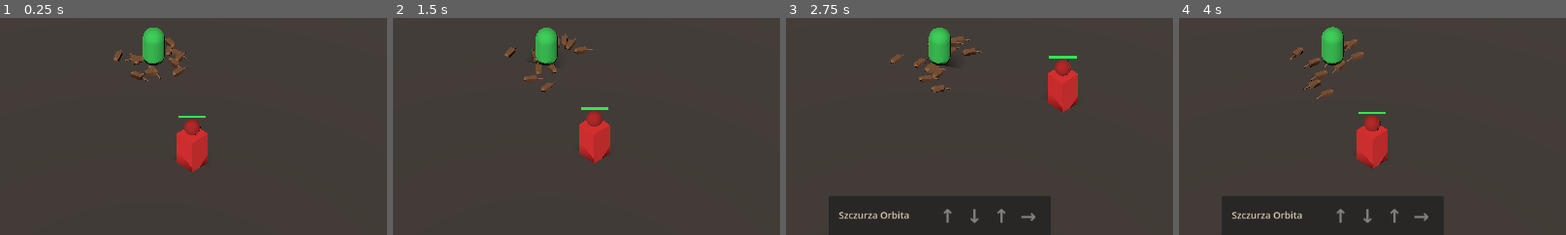
Above: before the commit, frames 1-4 (left to right).
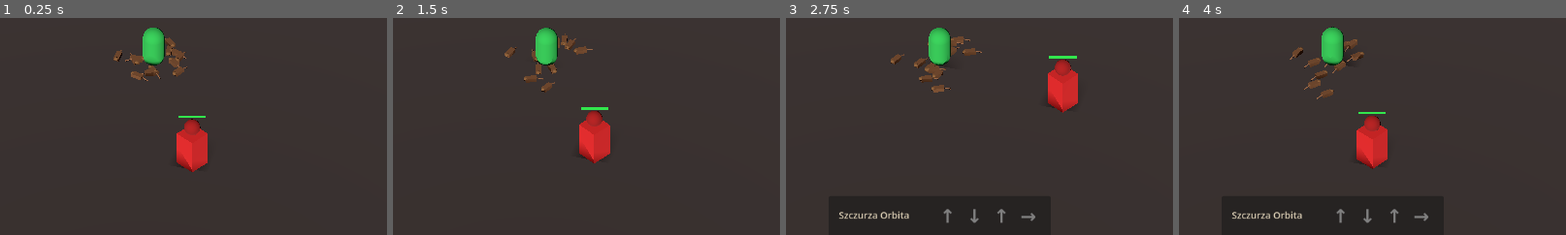
Above: after the commit, the same moments.

Repository: VirtuaIL/ZTGK-Prototyp
Game: Godot game, scene res://scenes/main.tscn
Same seed, same stepped clock (60 frames per second), same inputs: the game is played once before the commit and once after it.
Inputs (mouse positions are % of the whole screen's width and height, from its top left):
- Up to frame 1 (0.25 s): no input
- Up to frame 2 (1.5 s): tap Enter at 0.5 s; move the mouse to (72, 45) at 0.52 s; hold D (move_right) 0.53-1.28 s; hold Ctrl 0.53-1.28 s; click (72, 45) at 0.67 s; tap Space at 1.25 s; move the mouse to (30, 55) at 1.27 s; hold S (move_back) from 1.28 s (still down); tap Ctrl at 1.35 s
- Up to frame 3 (2.75 s): move the mouse to (60, 28) at 2.02 s; release S (move_back) at 2.03 s; hold D (move_right) from 2.03 s (still down); hold Ctrl from 2.03 s (still down)
- Up to frame 4 (4 s): move the mouse to (45, 70) at 2.77 s; release D (move_right) at 2.78 s; release Ctrl at 2.78 s; hold W (move_forward) 2.78-3.53 s; tap Ctrl at 2.85 s; click (45, 70) at 2.92 s; move the mouse to (80, 65) at 3.52 s; hold A (move_left) from 3.53 s (still down); hold Ctrl from 3.53 s (still down)
The pictures show only the part of the screen within x 30-80%, y 40-90%; the shares and areas given below are measured in that part.

The runs differ from the first frame. In frame 1, 0.3% of the frame differs, in the area x 30-54%, y 4-70%; in frame 2, 0.3%; in frame 3, 0.3%; in frame 4, 0.3%, in the area x 29-54%, y 4-69%.

Commit message:
rozdzielenie dynamicznego generownia na tscny

Diff:
--- a/project.godot
+++ b/project.godot
@@ -15,6 +15,10 @@
 config/features=PackedStringArray("4.6", "Forward Plus")
 config/icon="res://icon.svg"
 
+[display]
+
+window/size/mode=2
+
 [physics]
 
 3d/physics_engine="Jolt Physics"
--- a/scenes/enemy.tscn
+++ b/scenes/enemy.tscn
@@ -1,6 +1,36 @@
-[gd_scene load_steps=2 format=3]
+[gd_scene load_steps=7 format=3]
 
 [ext_resource type="Script" path="res://scripts/enemy.gd" id="1_script"]
 
+[sub_resource type="StandardMaterial3D" id="StandardMaterial3D_1"]
+albedo_color = Color(0.8, 0.15, 0.15, 1)
+
+[sub_resource type="BoxMesh" id="BoxMesh_1"]
+size = Vector3(0.8, 1.4, 0.8)
+material = SubResource("StandardMaterial3D_1")
+
+[sub_resource type="StandardMaterial3D" id="StandardMaterial3D_2"]
+albedo_color = Color(0.6, 0.1, 0.1, 1)
+
+[sub_resource type="SphereMesh" id="SphereMesh_1"]
+radius = 0.3
+height = 0.6
+material = SubResource("StandardMaterial3D_2")
+
+[sub_resource type="BoxShape3D" id="BoxShape3D_1"]
+size = Vector3(0.8, 1.4, 0.8)
+
 [node name="Enemy" type="StaticBody3D"]
 script = ExtResource("1_script")
+
+[node name="Body" type="MeshInstance3D" parent="."]
+transform = Transform3D(1, 0, 0, 0, 1, 0, 0, 0, 1, 0, 0.7, 0)
+mesh = SubResource("BoxMesh_1")
+
+[node name="Head" type="MeshInstance3D" parent="."]
+transform = Transform3D(1, 0, 0, 0, 1, 0, 0, 0, 1, 0, 1.7, 0)
+mesh = SubResource("SphereMesh_1")
+
+[node name="CollisionShape3D" type="CollisionShape3D" parent="."]
+transform = Transform3D(1, 0, 0, 0, 1, 0, 0, 0, 1, 0, 0.7, 0)
+shape = SubResource("BoxShape3D_1")
--- a/scenes/main.tscn
+++ b/scenes/main.tscn
@@ -1,6 +1,66 @@
-[gd_scene format=3 uid="uid://46j07djduyga"]
+[gd_scene load_steps=12 format=3 uid="uid://46j07djduyga"]
 
 [ext_resource type="Script" uid="uid://y1e4e1m65f4i" path="res://scripts/main.gd" id="1_script"]
+[ext_resource type="PackedScene" uid="uid://cc6a8vpeg25d1" path="res://scenes/player.tscn" id="2_player"]
+[ext_resource type="PackedScene" path="res://scenes/enemy.tscn" id="3_enemy"]
+[ext_resource type="Script" path="res://scripts/rat_manager.gd" id="4_rat_man"]
+[ext_resource type="Script" path="res://scripts/stratagem_system.gd" id="5_strat_sys"]
+[ext_resource type="PackedScene" path="res://scenes/ui/stratagem_hud.tscn" id="6_strat_hud"]
+[ext_resource type="Script" path="res://scripts/ui/ability_timer_hud.gd" id="7_ability_hud"]
+
+[sub_resource type="Environment" id="Environment_1"]
+background_mode = 1
+background_color = Color(0.1, 0.08, 0.12, 1)
+ambient_light_source = 2
+ambient_light_color = Color(0.3, 0.28, 0.35, 1)
+ambient_light_energy = 0.5
+
+[sub_resource type="StandardMaterial3D" id="StandardMaterial3D_1"]
+albedo_color = Color(0.25, 0.22, 0.2, 1)
+
+[sub_resource type="PlaneMesh" id="PlaneMesh_1"]
+size = Vector2(40, 40)
+material = SubResource("StandardMaterial3D_1")
+
+[sub_resource type="BoxShape3D" id="BoxShape3D_1"]
+size = Vector3(40, 0.1, 40)
 
 [node name="Main" type="Node3D" unique_id=709470400]
 script = ExtResource("1_script")
+
+[node name="WorldEnvironment" type="WorldEnvironment" parent="."]
+environment = SubResource("Environment_1")
+
+[node name="DirectionalLight3D" type="DirectionalLight3D" parent="."]
+transform = Transform3D(0.866025, -0.25, 0.433013, 0, 0.866025, 0.5, -0.5, -0.433013, 0.75, 5, 10, 5)
+shadow_enabled = true
+
+[node name="Camera3D" type="Camera3D" parent="."]
+transform = Transform3D(0.707107, -0.5, 0.5, 0, 0.707107, 0.707107, -0.707107, -0.5, 0.5, 10, 12, 10)
+projection = 1
+size = 16.0
+
+[node name="Floor" type="StaticBody3D" parent="."]
+
+[node name="MeshInstance3D" type="MeshInstance3D" parent="Floor"]
+mesh = SubResource("PlaneMesh_1")
+
+[node name="CollisionShape3D" type="CollisionShape3D" parent="Floor"]
+transform = Transform3D(1, 0, 0, 0, 1, 0, 0, 0, 1, 0, -0.05, 0)
+shape = SubResource("BoxShape3D_1")
+
+[node name="Player" parent="." instance=ExtResource("2_player")]
+
+[node name="Enemy" parent="." instance=ExtResource("3_enemy")]
+transform = Transform3D(1, 0, 0, 0, 1, 0, 0, 0, 1, 5, 0, 3)
+
+[node name="RatManager" type="Node3D" parent="."]
+script = ExtResource("4_rat_man")
+
+[node name="StratagemSystem" type="Node" parent="."]
+script = ExtResource("5_strat_sys")
+
+[node name="StratagemHUD" parent="." instance=ExtResource("6_strat_hud")]
+
+[node name="AbilityTimerHUD" type="CanvasLayer" parent="."]
+script = ExtResource("7_ability_hud")
--- a/scenes/player.tscn
+++ b/scenes/player.tscn
@@ -1,6 +1,26 @@
-[gd_scene format=3 uid="uid://cc6a8vpeg25d1"]
+[gd_scene load_steps=5 format=3 uid="uid://cc6a8vpeg25d1"]
 
 [ext_resource type="Script" uid="uid://c6vmn3rsh3cbm" path="res://scripts/player.gd" id="1_script"]
 
+[sub_resource type="StandardMaterial3D" id="StandardMaterial3D_1"]
+albedo_color = Color(0.2, 0.7, 0.3, 1)
+
+[sub_resource type="CapsuleMesh" id="CapsuleMesh_1"]
+radius = 0.4
+height = 1.6
+material = SubResource("StandardMaterial3D_1")
+
+[sub_resource type="CapsuleShape3D" id="CapsuleShape3D_1"]
+radius = 0.4
+height = 1.6
+
 [node name="Player" type="CharacterBody3D" unique_id=70268198]
 script = ExtResource("1_script")
+
+[node name="MeshInstance3D" type="MeshInstance3D" parent="."]
+transform = Transform3D(1, 0, 0, 0, 1, 0, 0, 0, 1, 0, 0.8, 0)
+mesh = SubResource("CapsuleMesh_1")
+
+[node name="CollisionShape3D" type="CollisionShape3D" parent="."]
+transform = Transform3D(1, 0, 0, 0, 1, 0, 0, 0, 1, 0, 0.8, 0)
+shape = SubResource("CapsuleShape3D_1")
--- a/scenes/rat.tscn
+++ b/scenes/rat.tscn
@@ -1,6 +1,42 @@
-[gd_scene load_steps=2 format=3]
+[gd_scene load_steps=8 format=3]
 
 [ext_resource type="Script" path="res://scripts/rat.gd" id="1_script"]
 
+[sub_resource type="StandardMaterial3D" id="StandardMaterial3D_1"]
+albedo_color = Color(0.45, 0.3, 0.18, 1)
+
+[sub_resource type="BoxMesh" id="BoxMesh_1"]
+size = Vector3(0.2, 0.15, 0.4)
+material = SubResource("StandardMaterial3D_1")
+
+[sub_resource type="StandardMaterial3D" id="StandardMaterial3D_2"]
+albedo_color = Color(0.55, 0.38, 0.25, 1)
+
+[sub_resource type="CylinderMesh" id="CylinderMesh_1"]
+top_radius = 0.015
+bottom_radius = 0.025
+height = 0.3
+material = SubResource("StandardMaterial3D_2")
+
+[sub_resource type="StandardMaterial3D" id="StandardMaterial3D_3"]
+albedo_color = Color(0.5, 0.35, 0.2, 1)
+
+[sub_resource type="SphereMesh" id="SphereMesh_1"]
+radius = 0.08
+height = 0.14
+material = SubResource("StandardMaterial3D_3")
+
 [node name="Rat" type="CharacterBody3D"]
 script = ExtResource("1_script")
+
+[node name="Body" type="MeshInstance3D" parent="."]
+transform = Transform3D(1, 0, 0, 0, 1, 0, 0, 0, 1, 0, 0.075, 0)
+mesh = SubResource("BoxMesh_1")
+
+[node name="Tail" type="MeshInstance3D" parent="."]
+transform = Transform3D(1, 0, 0, 0, 0.34202, -0.939693, 0, 0.939693, 0.34202, 0, 0.06, -0.3)
+mesh = SubResource("CylinderMesh_1")
+
+[node name="Head" type="MeshInstance3D" parent="."]
+transform = Transform3D(1, 0, 0, 0, 1, 0, 0, 0, 1, 0, 0.1, 0.2)
+mesh = SubResource("SphereMesh_1")
--- a/scripts/enemy.gd
+++ b/scripts/enemy.gd
@@ -12,37 +12,6 @@
 
 func _ready() -> void:
 	add_to_group("enemies")
-	# Body (red box)
-	var body_mesh := MeshInstance3D.new()
-	var box := BoxMesh.new()
-	box.size = Vector3(0.8, 1.4, 0.8)
-	body_mesh.mesh = box
-	var mat := StandardMaterial3D.new()
-	mat.albedo_color = Color(0.8, 0.15, 0.15)
-	body_mesh.material_override = mat
-	body_mesh.position.y = 0.7
-	add_child(body_mesh)
-
-	# Head (dark sphere on top)
-	var head_mesh := MeshInstance3D.new()
-	var sphere := SphereMesh.new()
-	sphere.radius = 0.3
-	sphere.height = 0.6
-	head_mesh.mesh = sphere
-	var head_mat := StandardMaterial3D.new()
-	head_mat.albedo_color = Color(0.6, 0.1, 0.1)
-	head_mesh.material_override = head_mat
-	head_mesh.position.y = 1.7
-	add_child(head_mesh)
-
-	# Collision shape
-	var col := CollisionShape3D.new()
-	var shape := BoxShape3D.new()
-	shape.size = Vector3(0.8, 1.4, 0.8)
-	col.shape = shape
-	col.position.y = 0.7
-	add_child(col)
-
 	# HP Bar (billboard above enemy)
 	_create_hp_bar()
 
--- a/scripts/main.gd
+++ b/scripts/main.gd
@@ -3,81 +3,20 @@
 const RAT_COUNT := 12
 
 var rat_scene: PackedScene = preload("res://scenes/rat.tscn")
-var player: CharacterBody3D
-var rat_manager: Node3D
-var stratagem_system: Node
-var stratagem_hud: CanvasLayer
+@onready var player: CharacterBody3D = $Player
+@onready var rat_manager: Node3D = $RatManager
+@onready var stratagem_system: Node = $StratagemSystem
+@onready var stratagem_hud: CanvasLayer = $StratagemHUD
+@onready var ability_hud: CanvasLayer = $AbilityTimerHUD
 
 
 func _ready() -> void:
 	_setup_input_map()
-	_setup_environment()
-	_setup_player()
-	_setup_rats()
-	_setup_enemies()
-	_setup_stratagem_system()
+	_init_game()
 
 
-func _setup_environment() -> void:
-	# Floor
-	var floor_body := StaticBody3D.new()
-	add_child(floor_body)
-
-	var floor_mesh := MeshInstance3D.new()
-	var plane := PlaneMesh.new()
-	plane.size = Vector2(40, 40)
-	floor_mesh.mesh = plane
-	var floor_mat := StandardMaterial3D.new()
-	floor_mat.albedo_color = Color(0.25, 0.22, 0.2)
-	floor_mesh.material_override = floor_mat
-	floor_body.add_child(floor_mesh)
-
-	var floor_col := CollisionShape3D.new()
-	var floor_shape := BoxShape3D.new()
-	floor_shape.size = Vector3(40, 0.1, 40)
-	floor_col.shape = floor_shape
-	floor_col.position.y = -0.05
-	floor_body.add_child(floor_col)
-
-	# Camera (isometric)
-	var camera := Camera3D.new()
-	camera.projection = Camera3D.PROJECTION_ORTHOGONAL
-	camera.size = 16.0
-	camera.position = Vector3(10, 12, 10)
-	camera.look_at(Vector3.ZERO)
-	add_child(camera)
-
-	# Directional light
-	var light := DirectionalLight3D.new()
-	light.position = Vector3(5, 10, 5)
-	light.rotation_degrees = Vector3(-45, 30, 0)
-	light.light_energy = 1.2
-	light.shadow_enabled = true
-	add_child(light)
-
-	# Ambient + background
-	var env := Environment.new()
-	env.ambient_light_color = Color(0.3, 0.28, 0.35)
-	env.ambient_light_energy = 0.5
-	env.background_mode = Environment.BG_COLOR
-	env.background_color = Color(0.1, 0.08, 0.12)
-	var world_env := WorldEnvironment.new()
-	world_env.environment = env
-	add_child(world_env)
-
-
-func _setup_player() -> void:
-	var player_scene := preload("res://scenes/player.tscn")
-	player = player_scene.instantiate()
-	player.position = Vector3(0, 0, 0)
-	add_child(player)
-
-
-func _setup_rats() -> void:
-	rat_manager = Node3D.new()
-	rat_manager.set_script(preload("res://scripts/rat_manager.gd"))
-	add_child(rat_manager)
-
+func _init_game() -> void:
+	# Setup Rats
 	for i in range(RAT_COUNT):
 		var rat := rat_scene.instantiate()
 		var angle := (TAU / RAT_COUNT) * i
@@ -90,34 +29,14 @@
 		add_child(rat)
 		rat_manager.register_rat(rat)
 
-
-func _setup_enemies() -> void:
-	var enemy_scene := preload("res://scenes/enemy.tscn")
-	var enemy := enemy_scene.instantiate()
-	enemy.position = Vector3(5, 0, 3)
-	add_child(enemy)
-
-
-func _setup_stratagem_system() -> void:
-	stratagem_system = Node.new()
-	stratagem_system.set_script(preload("res://scripts/stratagem_system.gd"))
-	add_child(stratagem_system)
-
-	var hud_scene := preload("res://scenes/ui/stratagem_hud.tscn")
-	stratagem_hud = hud_scene.instantiate()
-	add_child(stratagem_hud)
-
-	# Connect signals
+	# Connect stratagem signals
 	stratagem_system.stratagem_menu_toggled.connect(_on_stratagem_menu_toggled)
 	stratagem_system.stratagem_input_received.connect(_on_stratagem_input)
 	stratagem_system.stratagem_completed.connect(_on_stratagem_completed)
 	stratagem_system.stratagem_failed.connect(_on_stratagem_failed)
 
-	# Ability timer HUD
-	var ability_hud := CanvasLayer.new()
-	ability_hud.set_script(preload("res://scripts/ui/ability_timer_hud.gd"))
+	# Setup Ability HUD
 	ability_hud.rat_manager = rat_manager
-	add_child(ability_hud)
 
 
 func _setup_input_map() -> void:
--- a/scripts/player.gd
+++ b/scripts/player.gd
@@ -9,26 +9,7 @@
 
 
 func _ready() -> void:
-	# Body mesh (capsule)
-	var body_mesh := MeshInstance3D.new()
-	var capsule := CapsuleMesh.new()
-	capsule.radius = 0.4
-	capsule.height = 1.6
-	body_mesh.mesh = capsule
-	var mat := StandardMaterial3D.new()
-	mat.albedo_color = Color(0.2, 0.7, 0.3)
-	body_mesh.material_override = mat
-	body_mesh.position.y = 0.8
-	add_child(body_mesh)
-
-	# Collision shape
-	var col := CollisionShape3D.new()
-	var shape := CapsuleShape3D.new()
-	shape.radius = 0.4
-	shape.height = 1.6
-	col.shape = shape
-	col.position.y = 0.8
-	add_child(col)
+	pass
 
 
 func _physics_process(delta: float) -> void:
--- a/scripts/rat.gd
+++ b/scripts/rat.gd
@@ -29,43 +29,6 @@
 		0.0,
 		randf_range(-1.5, 1.5)
 	)
-
-	# Body mesh (small box = rat body)
-	var body_mesh := MeshInstance3D.new()
-	var box := BoxMesh.new()
-	box.size = Vector3(0.2, 0.15, 0.4)
-	body_mesh.mesh = box
-	var mat := StandardMaterial3D.new()
-	mat.albedo_color = Color(0.45, 0.3, 0.18)
-	body_mesh.material_override = mat
-	body_mesh.position.y = 0.075
-	add_child(body_mesh)
-
-	# Tail (thin cylinder)
-	var tail_mesh := MeshInstance3D.new()
-	var tail := CylinderMesh.new()
-	tail.top_radius = 0.015
-	tail.bottom_radius = 0.025
-	tail.height = 0.3
-	tail_mesh.mesh = tail
-	var tail_mat := StandardMaterial3D.new()
-	tail_mat.albedo_color = Color(0.55, 0.38, 0.25)
-	tail_mesh.material_override = tail_mat
-	tail_mesh.position = Vector3(0, 0.06, -0.3)
-	tail_mesh.rotation_degrees = Vector3(70, 0, 0)
-	add_child(tail_mesh)
-
-	# Head (small sphere)
-	var head_mesh := MeshInstance3D.new()
-	var sphere := SphereMesh.new()
-	sphere.radius = 0.08
-	sphere.height = 0.14
-	head_mesh.mesh = sphere
-	var head_mat := StandardMaterial3D.new()
-	head_mat.albedo_color = Color(0.5, 0.35, 0.2)
-	head_mesh.material_override = head_mat
-	head_mesh.position = Vector3(0, 0.1, 0.2)
-	add_child(head_mesh)
 
 
 func _physics_process(delta: float) -> void:
